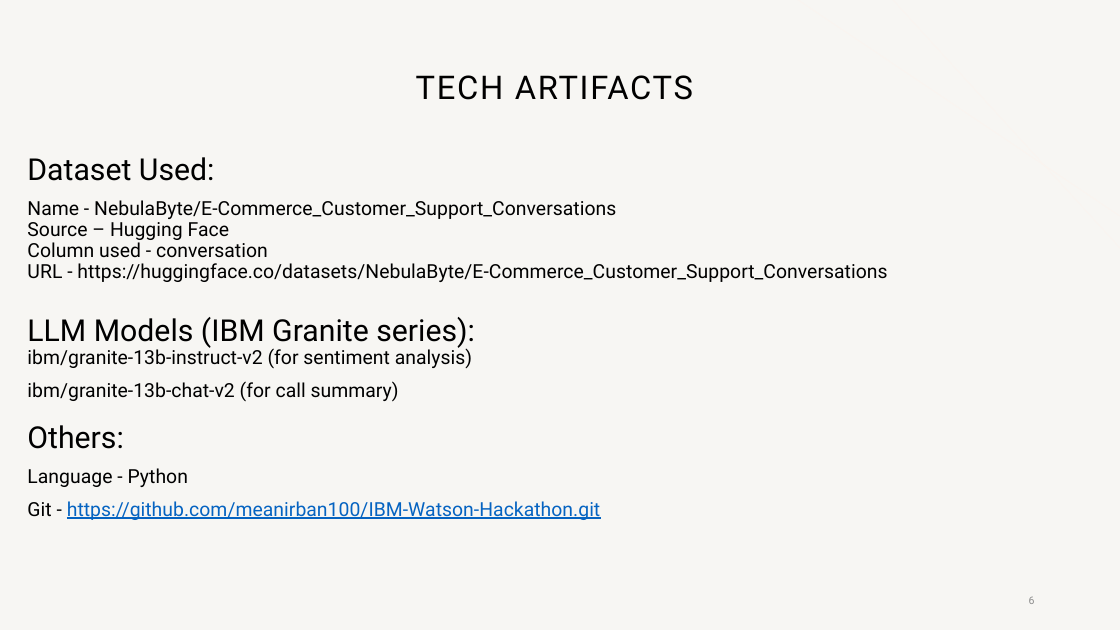
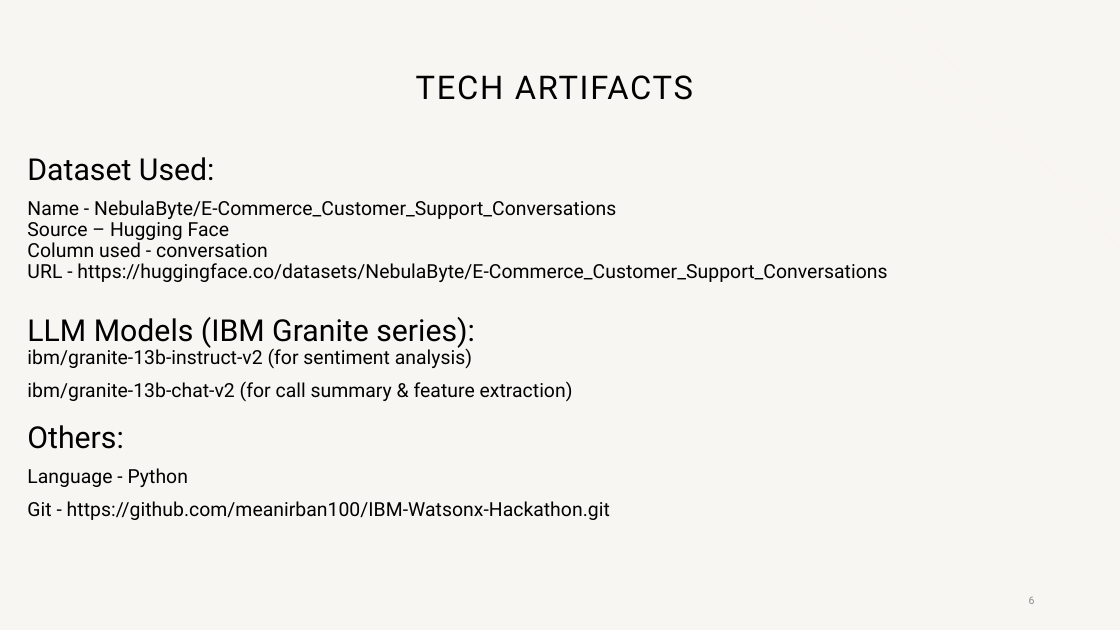
Before and after one commit to meanirban100/IBM-Watsonx-Hackathon, a slide deck: slide 6 of IBM-Watsonx-Presentation.pptx. Drawn at 1120x630 pixels with LibreOffice and Linux fonts; fonts in the diff are those of the drawing; background and template pictures are left out. Boxes give left, top, right and bottom in pixels: in the first picture for what was removed or moved away, otherwise in the second. Text is boxed around its words. In the diff, an @@ line names an element or a change of style, - is before the commit and + after.

```diff
--- a/IBM-Watsonx-Presentation.pptx
+++ b/IBM-Watsonx-Presentation.pptx
@@ text at <box>27,381,573,449</box>: text changed @@
-ibm/granite-13b-chat-v2 (for call summary)
-Others:
+ibm/granite-13b-chat-v2 (for call summary & feature extraction)
+Others:
@@ text at <box>27,501,610,520</box>: text changed; text colour #0563C1 to #000000 @@
-Git - https://github.com/meanirban100/IBM-Watson-Hackathon.git
+Git - https://github.com/meanirban100/IBM-Watsonx-Hackathon.git
```
Also in this commit, not shown: 1 other slide changed, 1 slide added, 1 other file.
